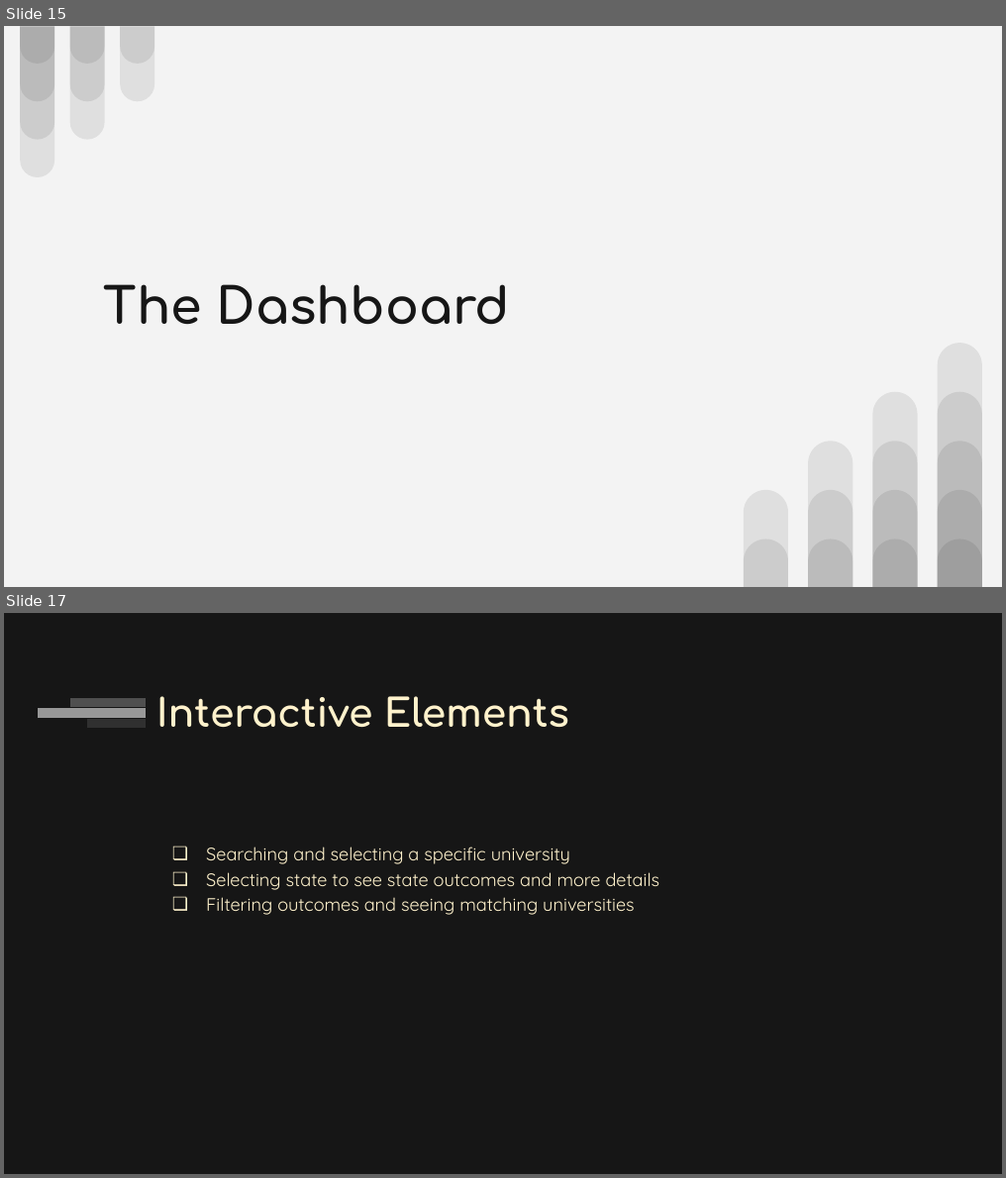
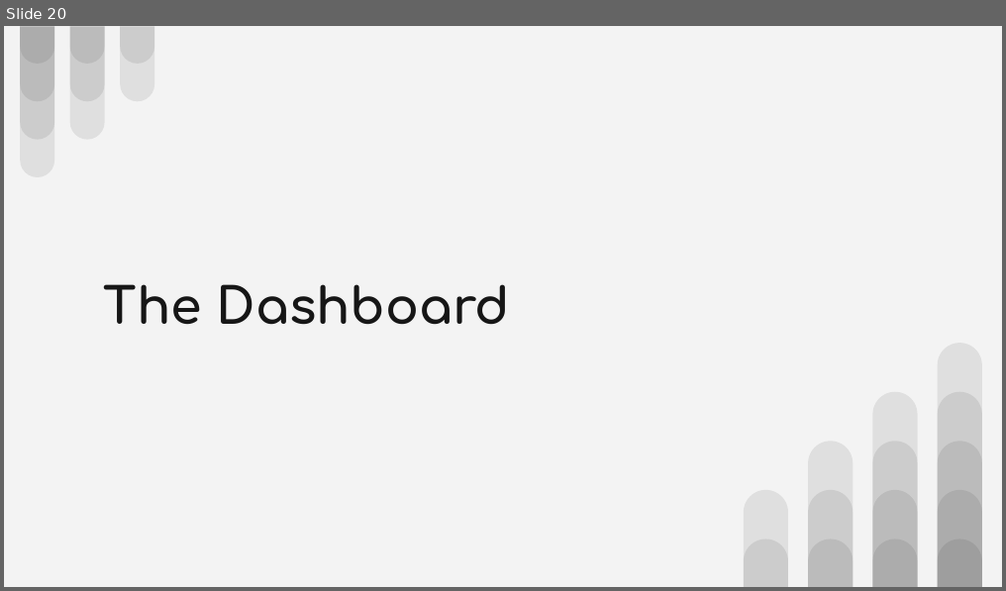
Before and after one commit to adinfinitum225/final_project, a slide deck: media/Final Project - Employment Prosepects.pptx. Shown one above the other, each under a label of ours: slides 15 and 17 before the commit, slide 20 after it; the slides between them are not shown. The pictures are 1006x1178 and 1006x591 pixels, drawn with LibreOffice and Linux fonts; fonts in the diff are those of the drawing. Boxes give left, top, right and bottom in pixels: in the first picture for what was removed or moved away, otherwise in the second. Text is boxed around its words. In the diff, an @@ line names an element or a change of style, - is before the commit and + after.

```diff
--- a/media/Final Project - Employment Prosepects.pptx
+++ b/media/Final Project - Employment Prosepects.pptx
@@ slide 17 removed at box(4, 613, 1002, 1174), background #161616 @@
@@ rectangle removed at box(70, 698, 146, 708) @@
@@ title removed at box(156, 696, 569, 727) @@
-Interactive Elements
@@ rectangle removed at box(37, 708, 146, 718) @@
@@ rectangle removed at box(87, 718, 147, 728) @@
@@ text removed at box(206, 847, 660, 915) @@
-❏ Searching and selecting a specific university
-❏ Selecting state to see state outcomes and more details
-❏ Filtering outcomes and seeing matching universities
@@ what was slide 15 is now slide 20 @@
```
Also in this commit, not shown: 2 slides changed, 11 slides added, 1 other slide removed.
